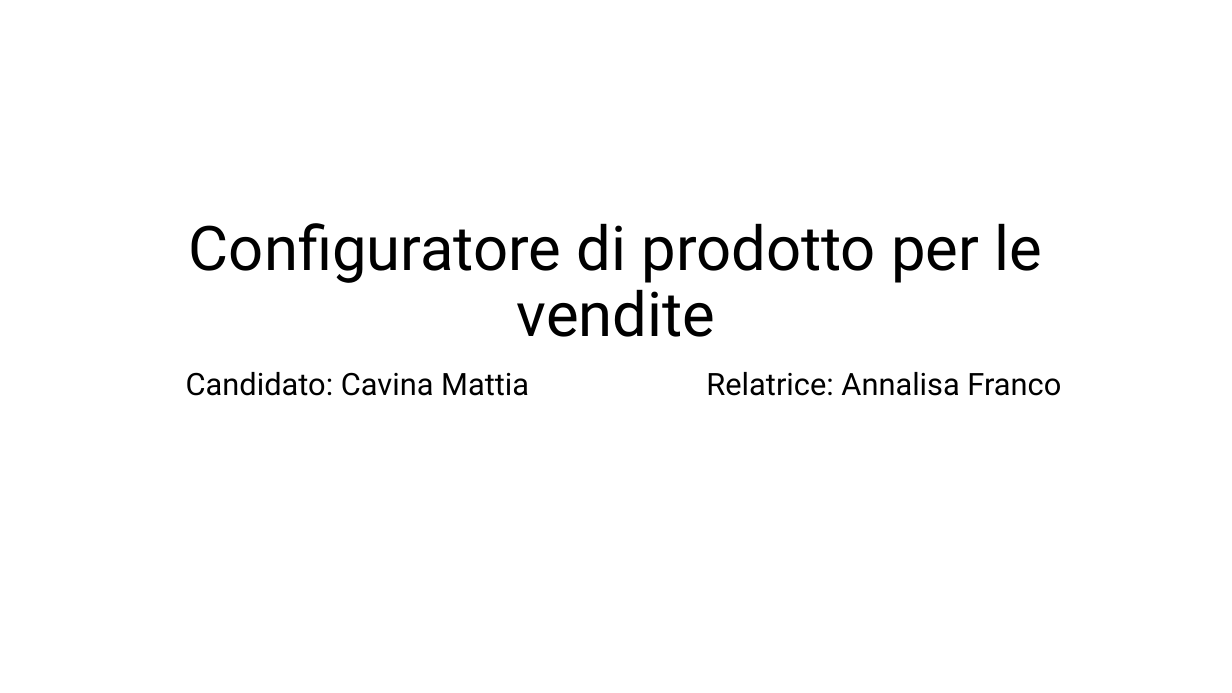
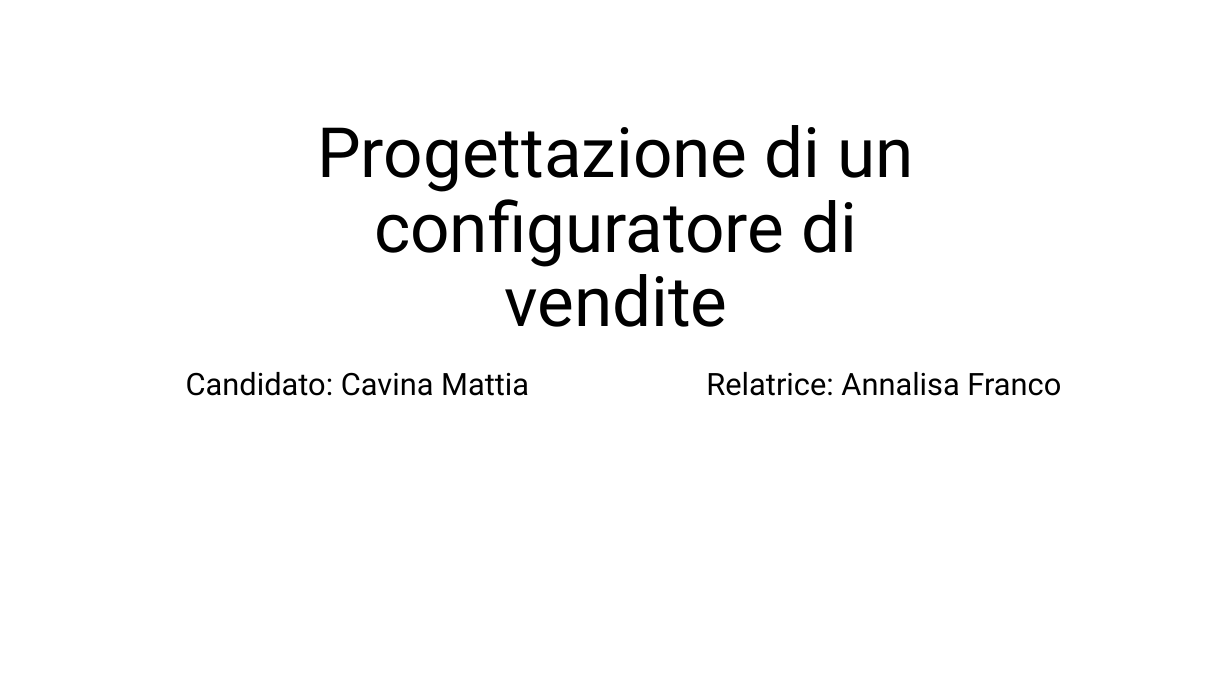
Before and after one commit to Cav95/Tesi_Triennale, a slide deck: slide 1 of Slide/Configuratore di prodotto per le vendite.pptx. Drawn at 1232x693 pixels with LibreOffice and Linux fonts; fonts in the diff are those of the drawing. Boxes give left, top, right and bottom in pixels: in the first picture for what was removed or moved away, otherwise in the second. Text is boxed around its words. In the diff, an @@ line names an element or a change of style, - is before the commit and + after.

```diff
--- a/Slide/Configuratore di prodotto per le vendite.pptx
+++ b/Slide/Configuratore di prodotto per le vendite.pptx
@@ title at (x1=317, y1=125, x2=914, y2=327): text changed; size 48 to 54 pt @@
-Configuratore di prodotto per le vendite
+Progettazione di un configuratore di
+vendite
```
Also in this commit, not shown: 3 other files.
